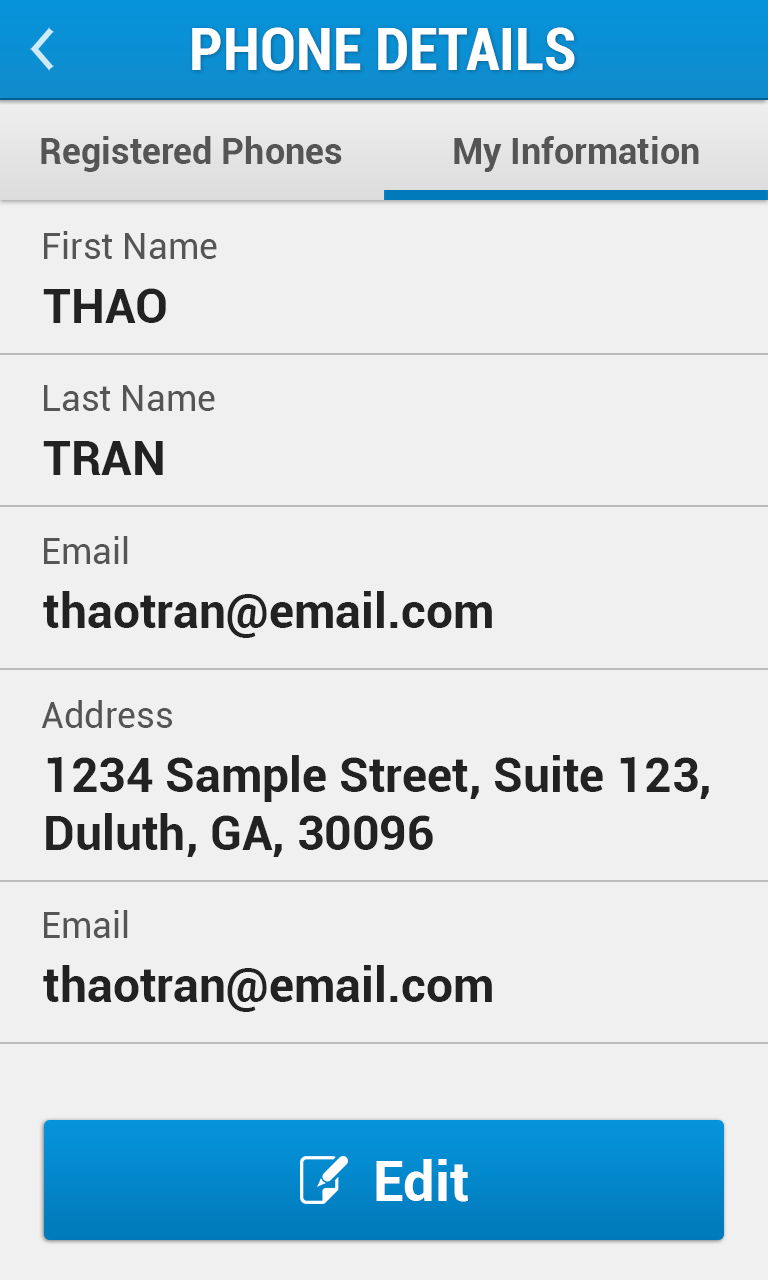
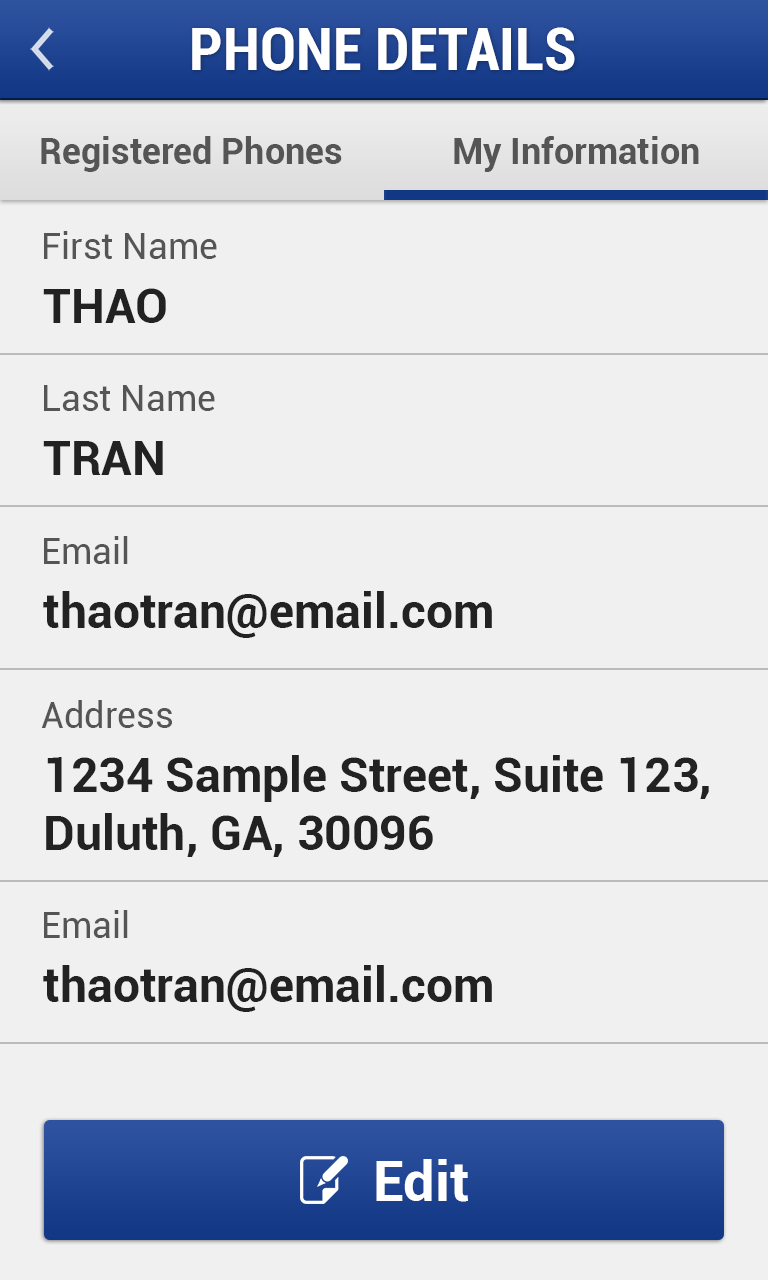
Layered file, before and after one edit (w=768, h=1280). Changes by layer:
pixels changed over [left=0, top=0, right=768, bottom=1240] (layer not identified)
